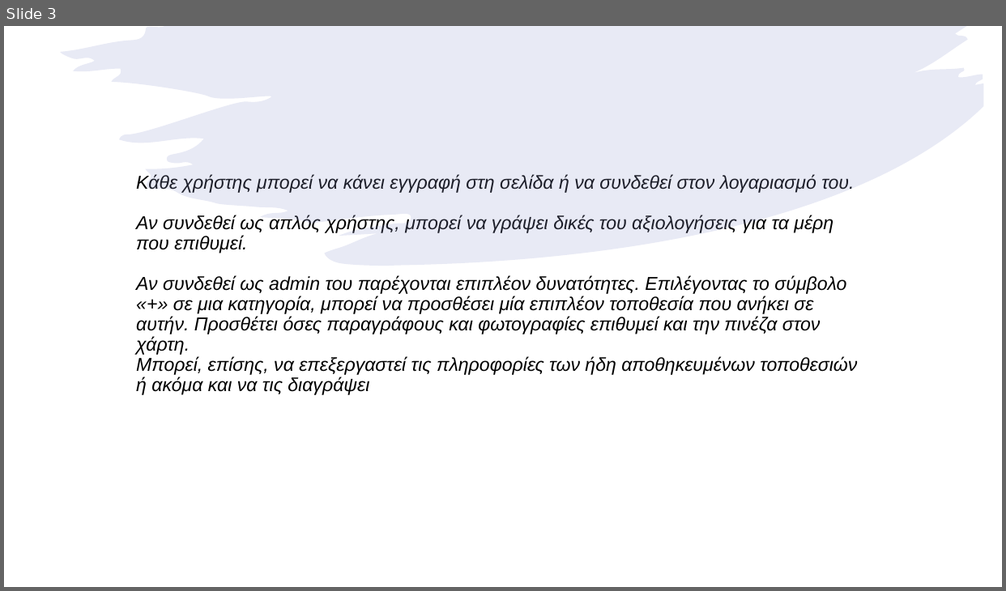
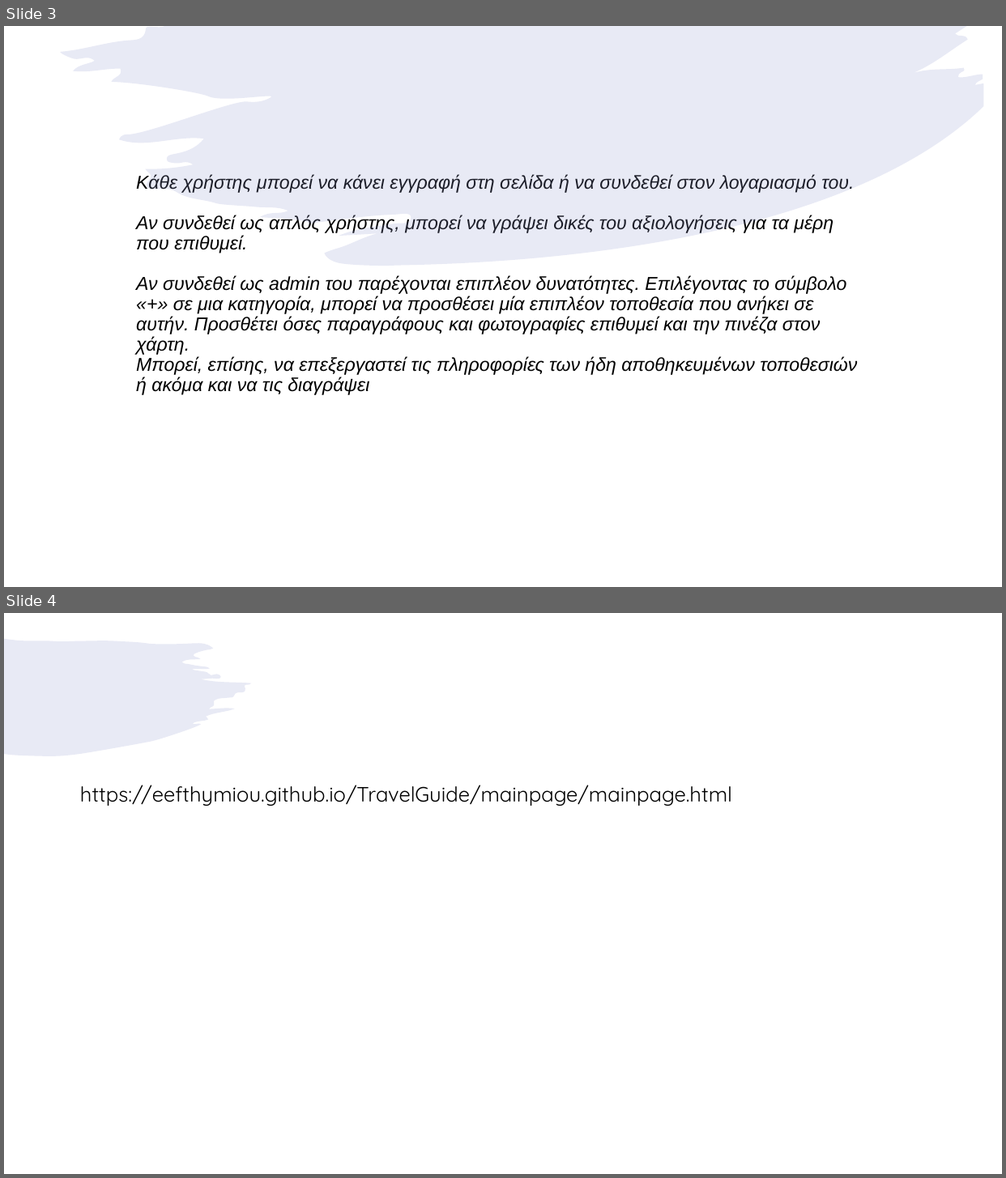
Before and after one commit to eefthymiou/TravelGuide, a slide deck: TravelGuide.pptx. Shown one above the other, each under a label of ours: slide 3 before the commit, slides 3 and 4 after it. The pictures are 1006x591 and 1006x1178 pixels, drawn with LibreOffice and Linux fonts; fonts in the diff are those of the drawing. Boxes give left, top, right and bottom in pixels: in the first picture for what was removed or moved away, otherwise in the second. Text is boxed around its words. In the diff, an @@ line names an element or a change of style, - is before the commit and + after.

```diff
--- a/TravelGuide.pptx
+++ b/TravelGuide.pptx
@@ slide 4 added at <box>4,613,1002,1174</box>, background #FFFFFF; not listed: 1 template element that a slide beside it also shows @@
@@ text added at <box>80,785,732,806</box>, 20 pt, text #000000 @@
+https://eefthymiou.github.io/TravelGuide/mainpage/mainpage.html
```
Also in this commit, not shown: 1 slide changed, 3 other files.
